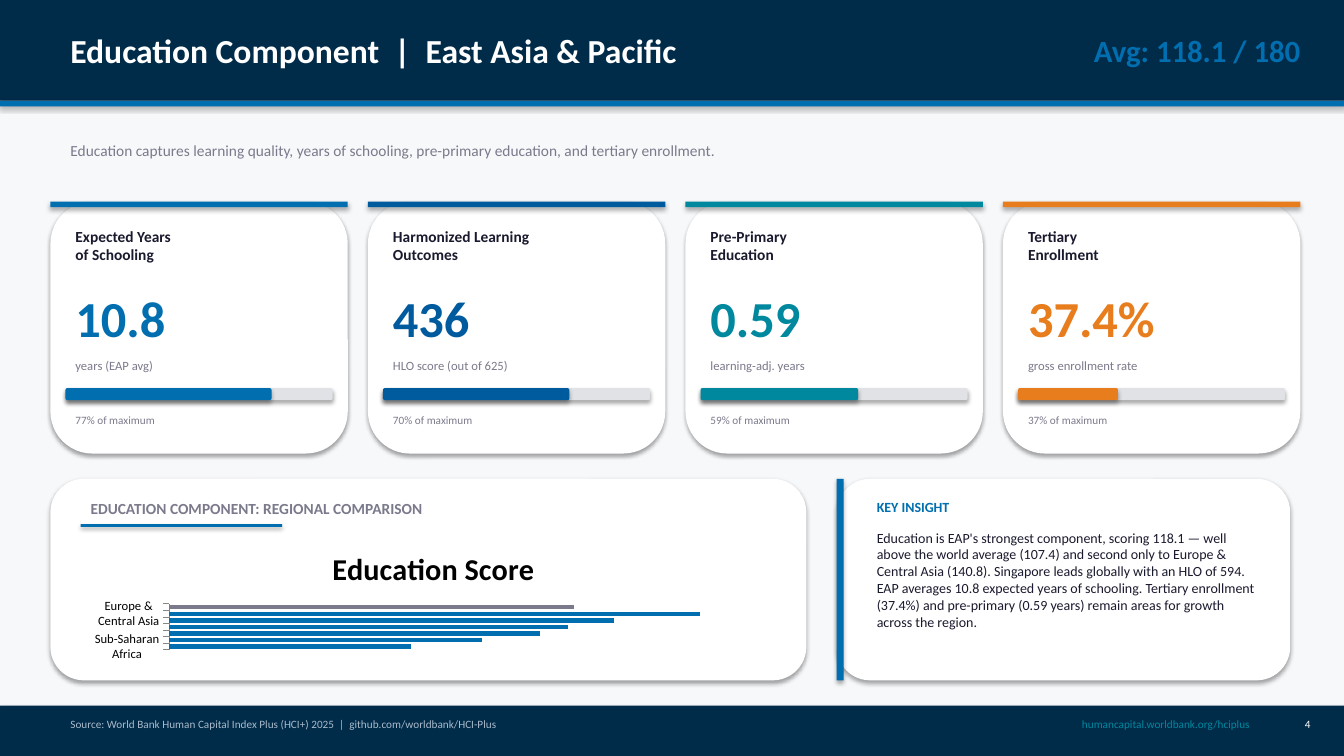
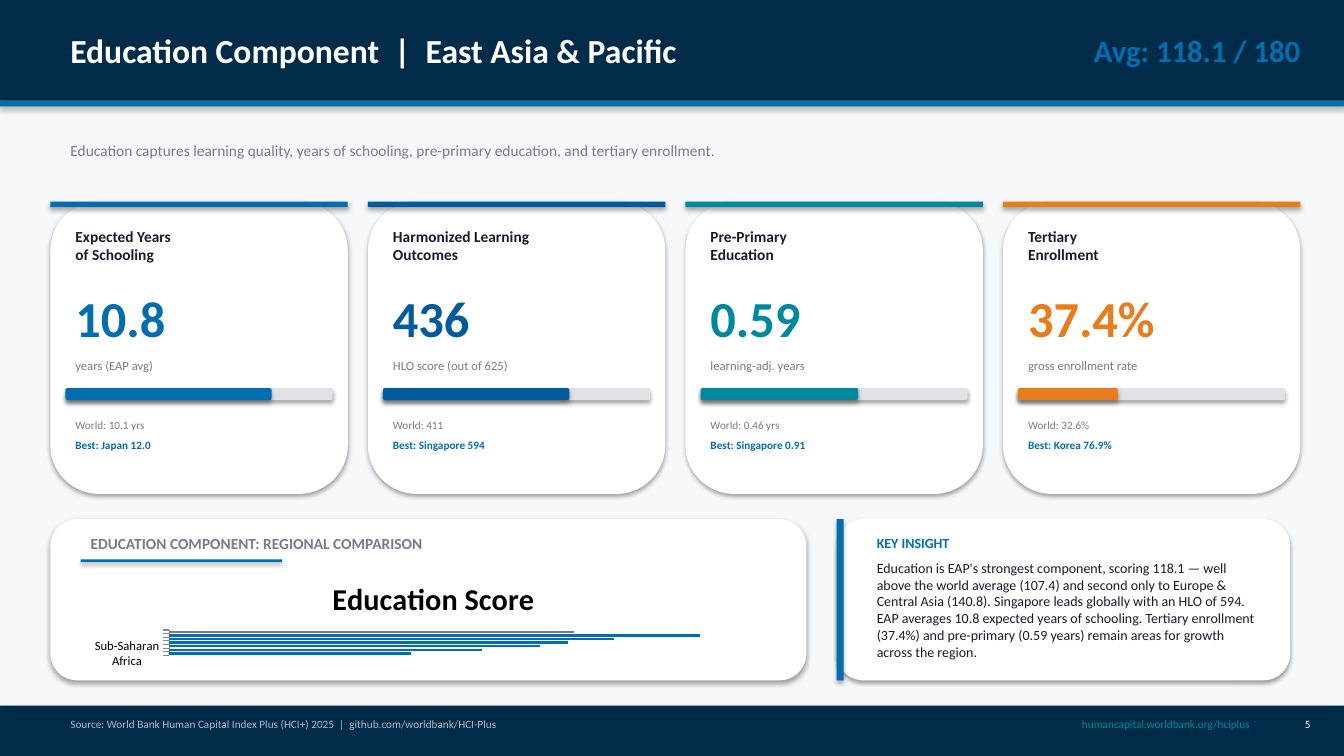
Before and after one commit to arcidiaconom/arcidiaconom.github.io, a slide deck: slide 6 of EAP_HCI_Plus_2025.pptx (slide 5 before the commit). Drawn at 1344x756 pixels with LibreOffice and Linux fonts; fonts in the diff are those of the drawing. Boxes give left, top, right and bottom in pixels: in the first picture for what was removed or moved away, otherwise in the second. Text is boxed around its words. In the diff, an @@ line names an element or a change of style, - is before the commit and + after.

```diff
--- a/EAP_HCI_Plus_2025.pptx
+++ b/EAP_HCI_Plus_2025.pptx
@@ rounded rectangle: place and size @@
-rounded rectangle at box(50, 202, 348, 454)
+rounded rectangle at box(50, 202, 348, 494)
@@ rounded rectangle: place and size @@
-rounded rectangle at box(368, 202, 665, 454)
+rounded rectangle at box(368, 202, 665, 494)
@@ rounded rectangle: place and size @@
-rounded rectangle at box(686, 202, 983, 454)
+rounded rectangle at box(686, 202, 983, 494)
@@ rounded rectangle: place and size @@
-rounded rectangle at box(1003, 202, 1301, 454)
+rounded rectangle at box(1003, 202, 1301, 494)
@@ text removed at box(75, 416, 154, 424) @@
-77% of maximum
@@ text removed at box(393, 416, 472, 424) @@
-70% of maximum
@@ text removed at box(710, 416, 789, 424) @@
-59% of maximum
@@ text removed at box(1028, 416, 1107, 424) @@
-37% of maximum
@@ text added at box(75, 421, 144, 431), 8 pt, text #7A7A8C @@
+World: 10.1 yrs
@@ text added at box(75, 441, 151, 451), 8 pt, text #006EAF, bold @@
+Best: Japan 12.0
@@ text added at box(393, 421, 443, 429), 8 pt, text #7A7A8C @@
+World: 411
@@ text added at box(393, 441, 485, 451), 8 pt, text #006EAF, bold @@
+Best: Singapore 594
@@ text added at box(710, 421, 779, 431), 8 pt, text #7A7A8C @@
+World: 0.46 yrs
@@ text added at box(710, 441, 805, 451), 8 pt, text #006EAF, bold @@
+Best: Singapore 0.91
@@ text added at box(1028, 421, 1089, 429), 8 pt, text #7A7A8C @@
+World: 32.6%
@@ text added at box(1028, 441, 1111, 449), 8 pt, text #006EAF, bold @@
+Best: Korea 76.9%
@@ rounded rectangle: place and size @@
-rounded rectangle at box(50, 479, 807, 681)
+rounded rectangle at box(50, 519, 807, 681)
@@ rounded rectangle: place and size @@
-rounded rectangle at box(837, 479, 1291, 681)
+rounded rectangle at box(837, 519, 1291, 681)
@@ rectangle: place and size @@
-rectangle at box(837, 479, 844, 681)
+rectangle at box(837, 519, 844, 681)
@@ bar chart: place and size @@
-bar chart at box(81, 534, 786, 665)
+bar chart at box(81, 565, 786, 670)
@@ 2 texts, 1 rectangle: place and size @@
-2 texts, 1 rectangle at box(81, 503, 950, 527)
+2 texts, 1 rectangle at box(81, 539, 950, 563)
@@ text "Education is EAP's strongest component, ...": place and size @@
-text "Education is EAP's strongest component, ..." at box(877, 533, 1255, 630)
+text "Education is EAP's strongest component, ..." at box(877, 563, 1255, 660)
@@ text at box(1305, 720, 1311, 728): text changed @@
-4
+5
```
Also in this commit, not shown: 3 other slides changed, 1 slide added, 1 other file.
